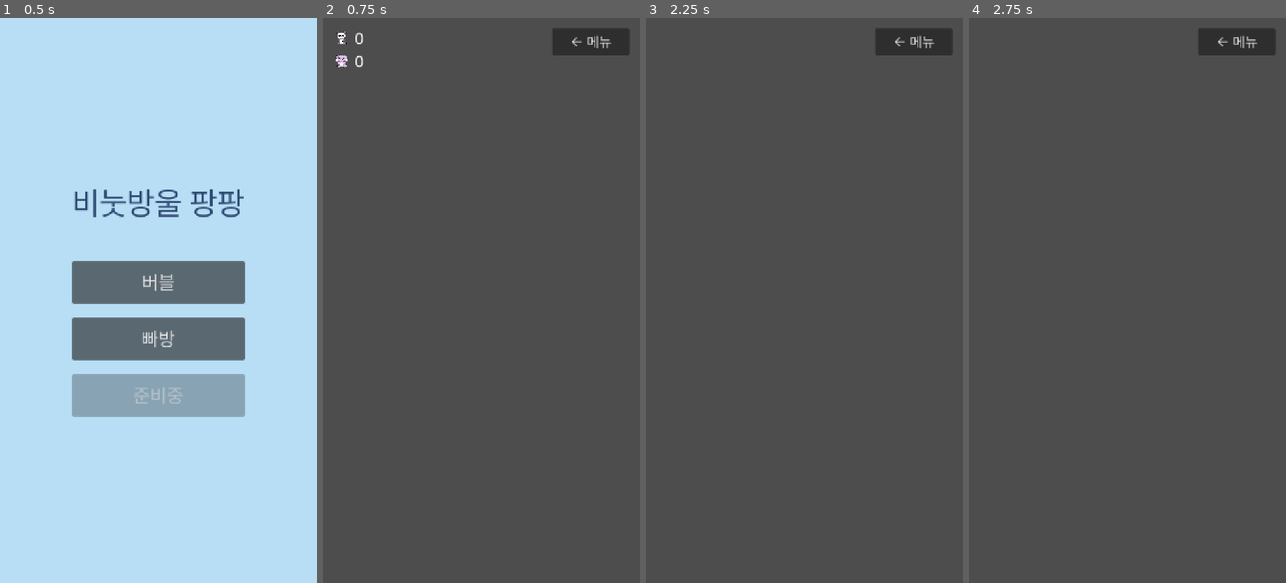
Above: before the commit, frames 1-4 (left to right).
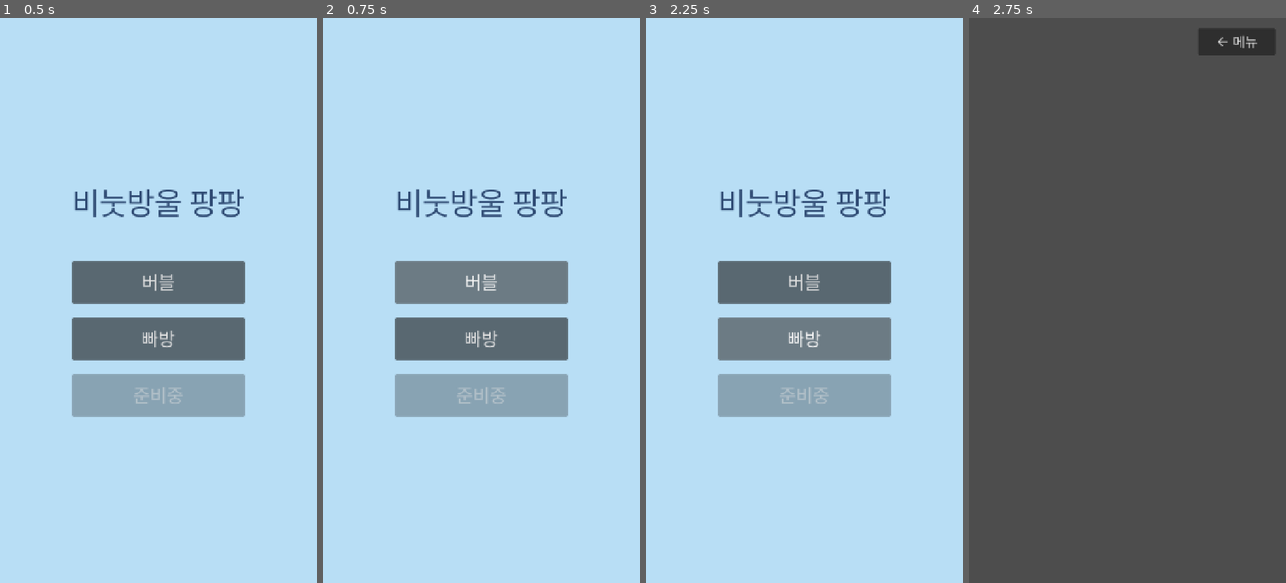
Above: after the commit, the same moments.

Repository: ohsolee/bubblePopPop
Game: Godot game, scene res://scenes/MainMenu.tscn
Same seed, same stepped clock (60 frames per second), same inputs: the game is played once before the commit and once after it. Sound files missing from this copy of the repository are replaced by a short silence.
Inputs:
- Up to frame 1 (0.5 s): no input
- Up to frame 2 (0.75 s): click "버블" at 0.5 s
- Up to frame 3 (2.25 s): click "← 메뉴" at 1.25 s; click "빠방" at 2 s
- Up to frame 4 (2.75 s): no input

Frame 1 is identical in both runs. In frame 2, 100% of the frame differs, in the area x 0-100%, y 0-100%; in frame 3, 100%; in frame 4, nothing differs.

Commit message:
feat: 겹친 방울 최상단 하나만 터뜨리기 + 메뉴 버튼 사운드
- 터치 지점의 방울 중 맨 위 하나만 pop (intersect_point 사용)
- bubble.gd의 개별 input_event 연결 제거하고 main에서 일괄 처리
- 메인 메뉴 버튼 클릭 시 효과음 재생 후 화면 전환
- 오디오 에셋 갱신

Co-Authored-By: Claude Opus 4.8 <noreply@anthropic.com>

Diff:
--- a/scenes/MainMenu.tscn
+++ b/scenes/MainMenu.tscn
@@ -10,6 +10,8 @@
 grow_horizontal = 2
 grow_vertical = 2
 script = ExtResource("1_menu")
+
+[node name="SelectSound" type="AudioStreamPlayer" parent="."]
 
 [node name="Background" type="ColorRect" parent="."]
 layout_mode = 1
--- a/scripts/bubble.gd
+++ b/scripts/bubble.gd
@@ -38,8 +38,6 @@
 	pop_seed = randf_range(0.0, TAU)
 	# 실제 표시되는 스프라이트 크기 기준으로 팝 연출 반지름 산출
 	pop_radius = $BubbleSprite.texture.get_size().x * $BubbleSprite.scale.x * 0.5
-	# Area2D의 터치/클릭 이벤트를 아래 함수에 연결
-	input_event.connect(_on_input_event)
 
 func _process(delta: float) -> void:
 	# 진행 방향으로 중심을 이동(저속 = 두둥실 뜨는 느낌)
--- a/scripts/main.gd
+++ b/scripts/main.gd
@@ -21,6 +21,28 @@
 func _on_menu_button_pressed() -> void:
 	# 메인 메뉴 화면(MainMenu.tscn)으로 돌아간다
 	get_tree().change_scene_to_file("res://scenes/MainMenu.tscn")
+
+func _unhandled_input(event: InputEvent) -> void:
+	# 방울/루이/토토가 겹쳐 있을 때 터치 지점의 방울이 전부 동시에 터지지 않도록,
+	# 여기서 한 번에 모아서 맨 위(가장 나중에 그려진 = BubbleContainer 안에서
+	# 형제 인덱스가 가장 큰) 방울 하나만 터뜨린다.
+	if event is InputEventScreenTouch and event.pressed:
+		_pop_topmost_bubble_at(get_global_mouse_position())
+
+func _pop_topmost_bubble_at(world_pos: Vector2) -> void:
+	var params := PhysicsPointQueryParameters2D.new()
+	params.position = world_pos
+	params.collide_with_areas = true
+	params.collide_with_bodies = false
+	var results := get_world_2d().direct_space_state.intersect_point(params)
+	var topmost: Node2D = null
+	for r in results:
+		var collider: Node = r["collider"]
+		if collider.get_parent() == $BubbleContainer and not collider.is_popped:
+			if topmost == null or collider.get_index() > topmost.get_index():
+				topmost = collider
+	if topmost:
+		topmost.pop()
 
 func _on_spawn_timer_timeout() -> void:
 	spawn_bubble()
--- a/scripts/main_menu.gd
+++ b/scripts/main_menu.gd
@@ -1,15 +1,23 @@
 extends Control
 ## 메인 메뉴 화면. 버튼을 눌러 각 게임으로 이동한다.
 ## 게임이 늘어나면 여기에 버튼을 추가하고 아래처럼 전환 함수를 연결하면 된다.
+
+const BUBBLE_SOUND: AudioStream = preload("res://assets/audio/bubble.wav")
+const BABBANG_SOUND: AudioStream = preload("res://assets/audio/babbang.wav")
 
 func _ready() -> void:
 	$CenterContainer/VBoxContainer/BubbleButton.pressed.connect(_on_bubble_button_pressed)
 	$CenterContainer/VBoxContainer/BbangButton.pressed.connect(_on_bbang_button_pressed)
 
 func _on_bubble_button_pressed() -> void:
-	# 버블 게임 화면(Main.tscn)으로 전환
-	get_tree().change_scene_to_file("res://scenes/Main.tscn")
+	_play_and_change_scene(BUBBLE_SOUND, "res://scenes/Main.tscn")
 
 func _on_bbang_button_pressed() -> void:
-	# 빠방 화면(Bbang.tscn)으로 전환
-	get_tree().change_scene_to_file("res://scenes/Bbang.tscn")
+	_play_and_change_scene(BABBANG_SOUND, "res://scenes/Bbang.tscn")
+
+func _play_and_change_scene(sound: AudioStream, scene_path: String) -> void:
+	# 사운드가 잘리지 않게 다 재생된 뒤 화면을 전환한다.
+	$SelectSound.stream = sound
+	$SelectSound.play()
+	await $SelectSound.finished
+	get_tree().change_scene_to_file(scene_path)
Not shown, changed: assets/audio/snd_ambulance.wav
Not shown, changed: assets/audio/snd_bulldozer.wav
Not shown, changed: assets/audio/snd_citu.wav
Not shown, changed: assets/audio/snd_gani.wav
Not shown, changed: assets/audio/snd_lani.wav
Not shown, changed: assets/audio/snd_police_car.wav
Not shown, changed: assets/audio/snd_rogi.wav
Not shown, changed: assets/audio/snd_tayo.wav
Not shown, changed: assets/audio/snd_truck.wav
